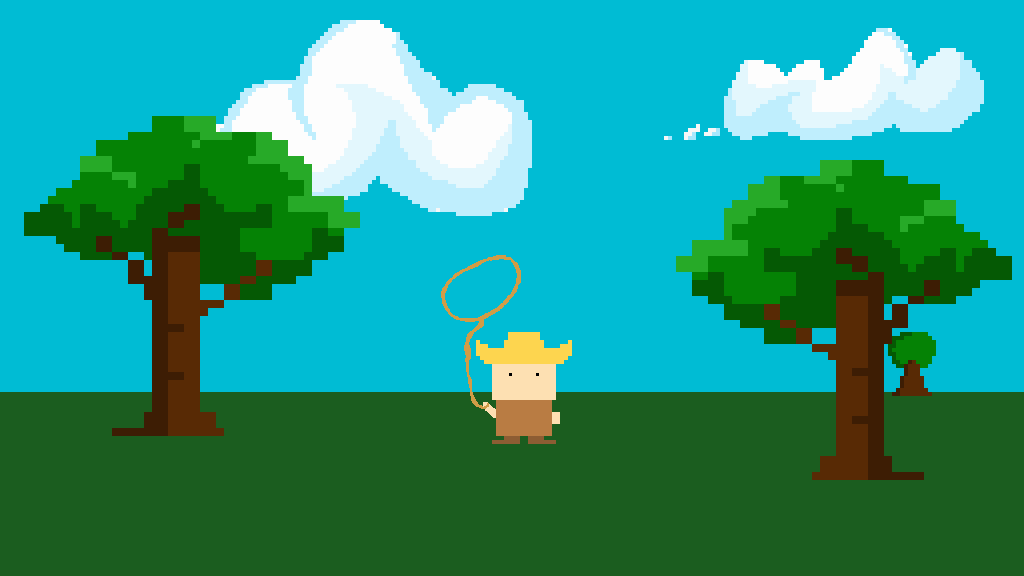
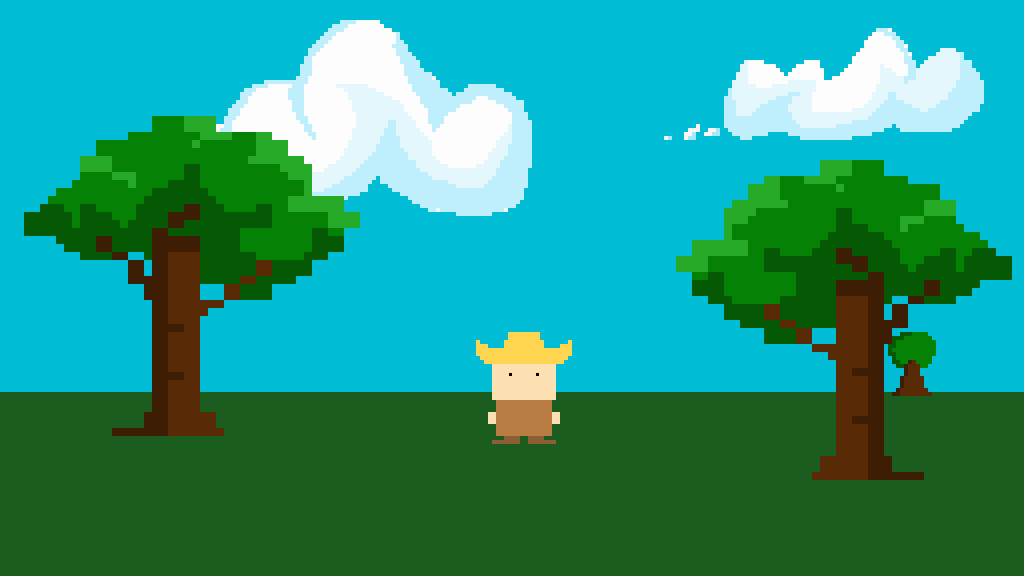
Before/after of a 1024px x 576px layered artwork. What changed in the layer stack:
hid "lasso" over [left=441, top=255, right=521, bottom=409]
painted on "cowboy" over [left=483, top=402, right=496, bottom=424]
